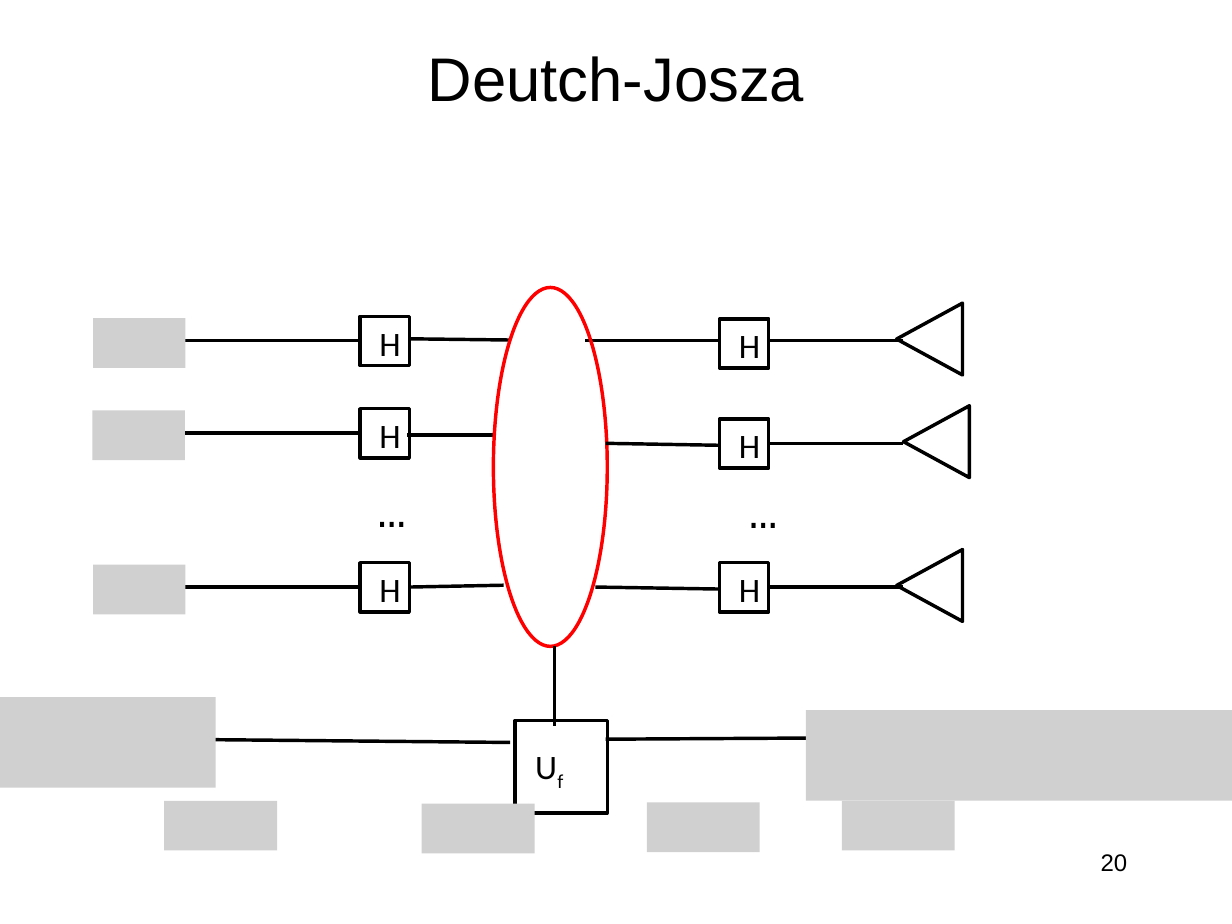
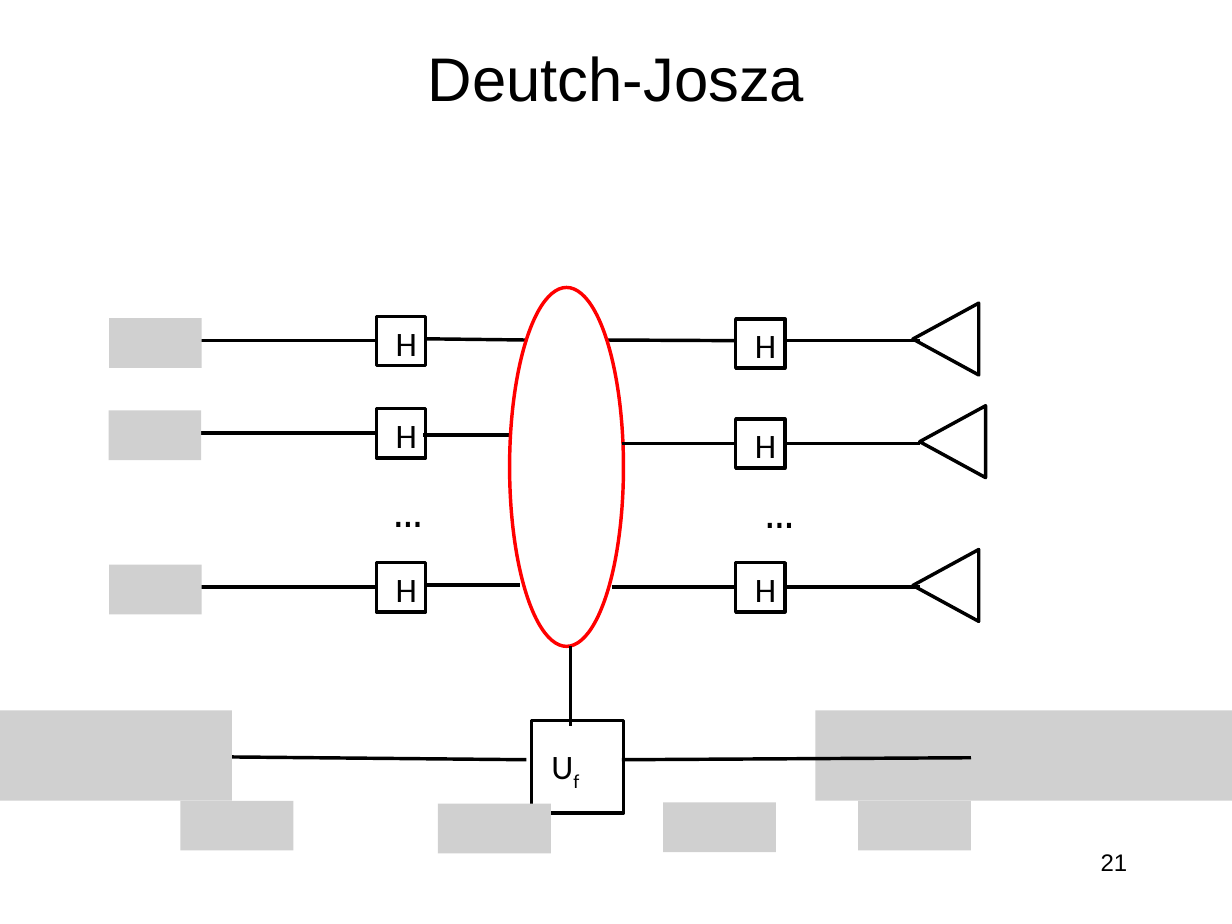
Before and after one commit to jlmucb/class_notes, a slide deck: slide 21 of BerkeleyClass/CS290Spring2013/Lectures/QC.pptx (slide 20 before the commit). Drawn at 1232x924 pixels with LibreOffice and Linux fonts; fonts in the diff are those of the drawing; grey boxes stand for pictures. Boxes give left, top, right and bottom in pixels: in the first picture for what was removed or moved away, otherwise in the second. Text is boxed around its words. In the diff, an @@ line names an element or a change of style, - is before the commit and + after.

```diff
--- a/BerkeleyClass/CS290Spring2013/Lectures/QC.pptx
+++ b/BerkeleyClass/CS290Spring2013/Lectures/QC.pptx
@@ line moved from (585, 341) - (718, 341) to (607, 340) - (736, 341) @@
@@ 12 lines, 7 rectangles, 6 texts, 4 pictures, 1 triangle, 1 ellipse: place and size @@
-12 lines, 7 rectangles, 6 texts, 4 pictures, 1 triangle, 1 ellipse at box(92, 287, 969, 853)
+12 lines, 7 rectangles, 6 texts, 4 pictures, 1 triangle, 1 ellipse at box(108, 287, 985, 853)
@@ 3 texts, 3 pictures, 2 triangles: place and size @@
-3 texts, 3 pictures, 2 triangles at box(92, 302, 962, 850)
+3 texts, 3 pictures, 2 triangles at box(110, 302, 979, 850)
@@ picture: place and size @@
-picture at box(0, 697, 216, 787)
+picture at box(0, 711, 232, 801)
@@ picture: place and size @@
-picture at box(806, 711, 1232, 801)
+picture at box(816, 711, 1232, 801)
@@ line moved from (164, 739) - (510, 743) to (180, 756) - (526, 760) @@
@@ line moved from (606, 739) - (955, 737) to (622, 760) - (971, 758) @@
@@ page number at box(1101, 854, 1128, 871): text changed @@
-20
+21
```
Also in this commit, not shown: 34 other slides changed, 1 slide added.
